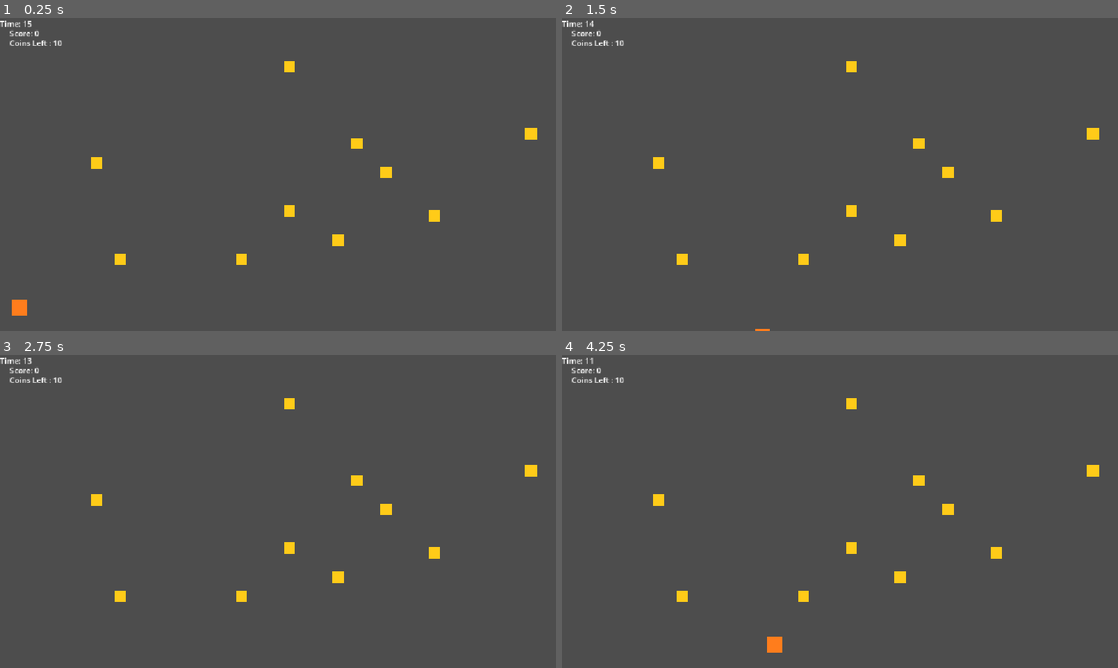
Above: before the commit, frames 1-4 (two rows, left to right).
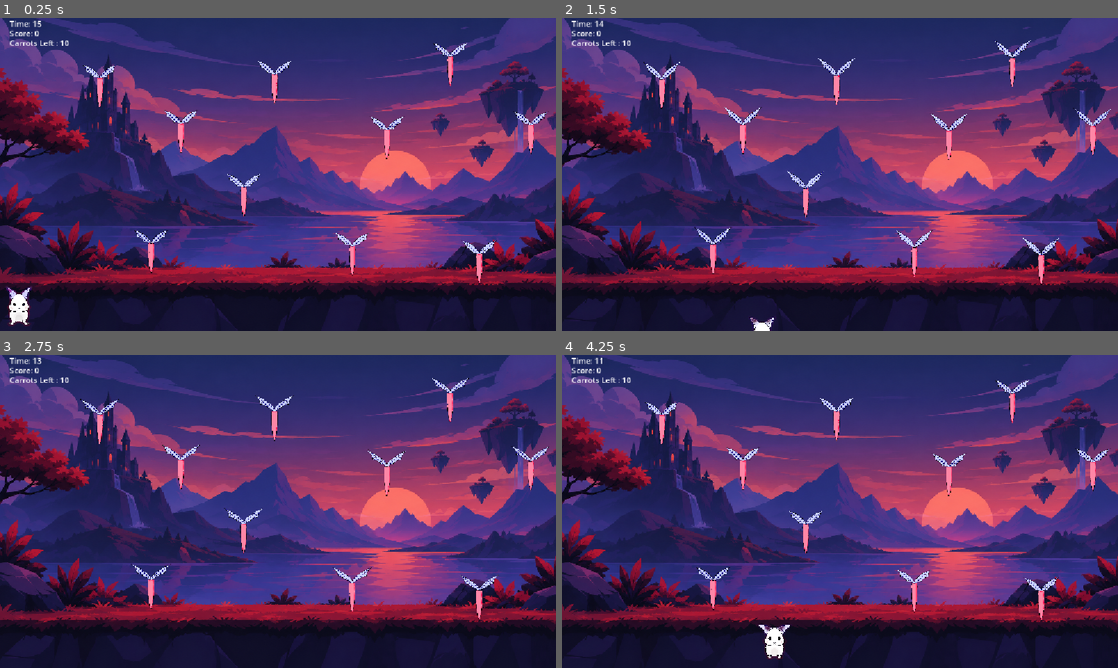
Above: after the commit, the same moments.

Repository: code-enx/coin-collector
Game: Godot game, scene res://main.tscn
Same seed, same stepped clock (60 frames per second), same inputs: the game is played once before the commit and once after it. The project has no main scene, so this scene is started directly.
Inputs:
- Up to frame 1 (0.25 s): no input
- Up to frame 2 (1.5 s): hold Right (ui_right) 0.53-1.28 s; hold Shift 0.53-1.28 s; hold Down (ui_down) from 1.28 s (still down); tap Shift at 1.35 s
- Up to frame 3 (2.75 s): release Down (ui_down) at 2.03 s; hold Right (ui_right) from 2.03 s (still down); hold Shift from 2.03 s (still down)
- Up to frame 4 (4.25 s): release Right (ui_right) at 2.78 s; release Shift at 2.78 s; hold Up (ui_up) 2.78-3.53 s; tap Shift at 2.85 s; hold Left (ui_left) from 3.53 s (still down); hold Shift from 3.53 s (still down)

The runs differ from the first frame. In frame 1, 100% of the frame differs, in the area x 0-100%, y 0-100%; in frame 2, 100%; in frame 3, 100%; in frame 4, 100%.

Commit message:
Replace Graphical Elements

Diff:
--- a/coin.gd
+++ b/coin.gd
@@ -1,9 +1,11 @@
 extends Area2D
 signal collected
 
+@onready var animated_carrot_sprite: AnimatedSprite2D = $CarrotAnimation
+
 # Called when the node enters the scene tree for the first time.
 func _ready() -> void:
-	pass # Replace with function body.
+	animated_carrot_sprite.play("carrot")
 
 
 # Called every frame. 'delta' is the elapsed time since the previous frame.
@@ -11,6 +13,7 @@
 	pass
 
 
+
 func _on_body_entered(body: Node2D) -> void:
 	if body.name == "Player":
 		collected.emit()
--- a/coin.tscn
+++ b/coin.tscn
@@ -1,21 +1,57 @@
 [gd_scene format=3 uid="uid://0opn6tawwpxv"]
 
 [ext_resource type="Script" uid="uid://bavb7xuus0kpn" path="res://coin.gd" id="1_d5gmh"]
+[ext_resource type="Texture2D" uid="uid://h62i6g4vjrdr" path="res://Assets/2D/coin.png" id="2_0t63x"]
 
 [sub_resource type="RectangleShape2D" id="RectangleShape2D_f5xng"]
+
+[sub_resource type="AtlasTexture" id="AtlasTexture_v7riw"]
+atlas = ExtResource("2_0t63x")
+region = Rect2(0, 0, 512, 512)
+
+[sub_resource type="AtlasTexture" id="AtlasTexture_pdq0q"]
+atlas = ExtResource("2_0t63x")
+region = Rect2(512, 0, 512, 512)
+
+[sub_resource type="AtlasTexture" id="AtlasTexture_w14il"]
+atlas = ExtResource("2_0t63x")
+region = Rect2(1024, 0, 512, 512)
+
+[sub_resource type="AtlasTexture" id="AtlasTexture_h4etq"]
+atlas = ExtResource("2_0t63x")
+region = Rect2(1536, 0, 512, 512)
+
+[sub_resource type="SpriteFrames" id="SpriteFrames_f5xng"]
+animations = [{
+"frames": [{
+"duration": 1.0,
+"texture": SubResource("AtlasTexture_v7riw")
+}, {
+"duration": 1.0,
+"texture": SubResource("AtlasTexture_pdq0q")
+}, {
+"duration": 1.0,
+"texture": SubResource("AtlasTexture_w14il")
+}, {
+"duration": 1.0,
+"texture": SubResource("AtlasTexture_h4etq")
+}],
+"loop": 1,
+"name": &"carrot",
+"speed": 4.0
+}]
 
 [node name="Coin" type="Area2D" unique_id=159195636 groups=["coins"]]
 script = ExtResource("1_d5gmh")
 
-[node name="ColorRect" type="ColorRect" parent="." unique_id=944737332]
-offset_left = -12.0
-offset_top = -12.0
-offset_right = 12.0
-offset_bottom = 12.0
-color = Color(1, 0.79607844, 0.09411765, 1)
-
 [node name="CollisionShape2D" type="CollisionShape2D" parent="." unique_id=343557747]
-scale = Vector2(1.2, 1.2)
+scale = Vector2(1.205, 3.875)
 shape = SubResource("RectangleShape2D_f5xng")
 
+[node name="CarrotAnimation" type="AnimatedSprite2D" parent="." unique_id=2138282160]
+scale = Vector2(0.25, 0.25)
+sprite_frames = SubResource("SpriteFrames_f5xng")
+animation = &"carrot"
+frame_progress = 0.04721916
+
 [connection signal="body_entered" from="." to="." method="_on_body_entered"]
--- a/main.gd
+++ b/main.gd
@@ -2,7 +2,7 @@
 
 #Score
 var score: int = 0
-var coins_remaining: int = 0
+var carrots_remaining: int = 0
 var total_coins = 0
 
 #Time
@@ -13,10 +13,10 @@
 	var coins = get_tree().get_nodes_in_group("coins")
 
 	total_coins = coins.size()
-	coins_remaining = total_coins
+	carrots_remaining = total_coins
 
 	$ScoreLabel.text = "Score: " + str(score)
-	$CoinsLeft.text = "Coins Left : " + str(coins_remaining)
+	$CoinsLeft.text = "Carrots Left : " + str(carrots_remaining)
 	$TimerLabel.text = "Time: " + str(time_left)
 
 	for coin in coins:
@@ -30,11 +30,11 @@
 		return
 
 	score += 1
-	coins_remaining -= 1
+	carrots_remaining -= 1
 	$ScoreLabel.text = "Score: " + str(score)
-	$CoinsLeft.text = "Coins Left : " + str(coins_remaining)
+	$CoinsLeft.text = "Carrots Left : " + str(carrots_remaining)
 
-	if coins_remaining == 0:
+	if carrots_remaining == 0:
 		game_finished = true
 		$CountdownTimer.stop()
 		$VictoryUI.show_victory(score, total_coins)
--- a/main.tscn
+++ b/main.tscn
@@ -4,8 +4,74 @@
 [ext_resource type="Script" uid="uid://c8idc4mhoj4h1" path="res://player.gd" id="1_ig7tw"]
 [ext_resource type="PackedScene" uid="uid://0opn6tawwpxv" path="res://coin.tscn" id="3_h2yge"]
 [ext_resource type="Script" uid="uid://dqfldk4hgxufy" path="res://victory_ui.gd" id="4_1bvp3"]
+[ext_resource type="Texture2D" uid="uid://b1pansprrofjx" path="res://Assets/2D/Collector_front_rabat.png" id="4_7mycd"]
+[ext_resource type="Texture2D" uid="uid://btkdhtpxtlx34" path="res://Assets/2D/background.png" id="6_7mycd"]
 
 [sub_resource type="RectangleShape2D" id="RectangleShape2D_ypm7h"]
+
+[sub_resource type="AtlasTexture" id="AtlasTexture_272bh"]
+atlas = ExtResource("4_7mycd")
+region = Rect2(0, 0, 512, 512)
+
+[sub_resource type="AtlasTexture" id="AtlasTexture_5vw27"]
+atlas = ExtResource("4_7mycd")
+region = Rect2(512, 0, 512, 512)
+
+[sub_resource type="AtlasTexture" id="AtlasTexture_kek77"]
+atlas = ExtResource("4_7mycd")
+region = Rect2(1024, 0, 512, 512)
+
+[sub_resource type="AtlasTexture" id="AtlasTexture_4c57u"]
+atlas = ExtResource("4_7mycd")
+region = Rect2(1536, 0, 512, 512)
+
+[sub_resource type="AtlasTexture" id="AtlasTexture_efxa6"]
+atlas = ExtResource("4_7mycd")
+region = Rect2(2048, 0, 512, 512)
+
+[sub_resource type="AtlasTexture" id="AtlasTexture_dg77c"]
+atlas = ExtResource("4_7mycd")
+region = Rect2(2560, 0, 512, 512)
+
+[sub_resource type="AtlasTexture" id="AtlasTexture_ycdy4"]
+atlas = ExtResource("4_7mycd")
+region = Rect2(3072, 0, 512, 512)
+
+[sub_resource type="AtlasTexture" id="AtlasTexture_w48qg"]
+atlas = ExtResource("4_7mycd")
+region = Rect2(3584, 0, 512, 512)
+
+[sub_resource type="SpriteFrames" id="SpriteFrames_80466"]
+animations = [{
+"frames": [{
+"duration": 1.0,
+"texture": SubResource("AtlasTexture_272bh")
+}, {
+"duration": 1.0,
+"texture": SubResource("AtlasTexture_5vw27")
+}, {
+"duration": 1.0,
+"texture": SubResource("AtlasTexture_kek77")
+}, {
+"duration": 1.0,
+"texture": SubResource("AtlasTexture_4c57u")
+}, {
+"duration": 1.0,
+"texture": SubResource("AtlasTexture_efxa6")
+}, {
+"duration": 1.0,
+"texture": SubResource("AtlasTexture_dg77c")
+}, {
+"duration": 1.0,
+"texture": SubResource("AtlasTexture_ycdy4")
+}, {
+"duration": 1.0,
+"texture": SubResource("AtlasTexture_w48qg")
+}],
+"loop": 1,
+"name": &"default",
+"speed": 8.0
+}]
 
 [node name="Main" type="Node2D" unique_id=1438132434]
 script = ExtResource("1_0xm2m")
@@ -14,18 +80,15 @@
 position = Vector2(40, 600)
 script = ExtResource("1_ig7tw")
 
-[node name="Sprite2D" type="Sprite2D" parent="Player" unique_id=1092615056]
+[node name="CollisionShape2D" type="CollisionShape2D" parent="Player" unique_id=1614393991]
+position = Vector2(-1.375, -1.96)
+scale = Vector2(2.18, 3.975)
+shape = SubResource("RectangleShape2D_ypm7h")
 
-[node name="ColorRect" type="ColorRect" parent="Player" unique_id=502492033]
-offset_left = -16.0
-offset_top = -16.0
-offset_right = 16.0
-offset_bottom = 16.0
-color = Color(0.99999994, 0.49218047, 0.10953269, 1)
-
-[node name="CollisionShape2D" type="CollisionShape2D" parent="Player" unique_id=1614393991]
-scale = Vector2(2, 2)
-shape = SubResource("RectangleShape2D_ypm7h")
+[node name="AnimatedSprite2D" type="AnimatedSprite2D" parent="Player" unique_id=132337647]
+scale = Vector2(0.25, 0.25)
+sprite_frames = SubResource("SpriteFrames_80466")
+frame_progress = 0.551322
 
 [node name="ScoreLabel" type="Label" parent="." unique_id=1383227440]
 offset_left = 20.0
@@ -35,31 +98,31 @@
 text = "Score: 0"
 
 [node name="Coin1" parent="." unique_id=159195636 instance=ExtResource("3_h2yge")]
-position = Vector2(500, 500)
+position = Vector2(505, 369)
 
 [node name="Coin2" parent="." unique_id=105930873 instance=ExtResource("3_h2yge")]
-position = Vector2(600, 400)
+position = Vector2(375, 237)
 
 [node name="Coin3" parent="." unique_id=1302726021 instance=ExtResource("3_h2yge")]
-position = Vector2(200, 300)
+position = Vector2(207, 143)
 
 [node name="Coin4" parent="." unique_id=1089483707 instance=ExtResource("3_h2yge")]
-position = Vector2(250, 500)
+position = Vector2(313, 485)
 
 [node name="Coin5" parent="." unique_id=1622463217 instance=ExtResource("3_h2yge")]
-position = Vector2(600, 100)
+position = Vector2(569, 135)
 
 [node name="Coin6" parent="." unique_id=1434996048 instance=ExtResource("3_h2yge")]
-position = Vector2(700, 460)
+position = Vector2(730, 491)
 
 [node name="Coin7" parent="." unique_id=1598206511 instance=ExtResource("3_h2yge")]
-position = Vector2(800, 320)
+position = Vector2(933, 98)
 
 [node name="Coin8" parent="." unique_id=477682844 instance=ExtResource("3_h2yge")]
-position = Vector2(740, 260)
+position = Vector2(802, 250)
 
 [node name="Coin9" parent="." unique_id=1451133615 instance=ExtResource("3_h2yge")]
-position = Vector2(900, 410)
+position = Vector2(993, 507)
 
 [node name="Coin10" parent="." unique_id=2086951302 instance=ExtResource("3_h2yge")]
 position = Vector2(1100, 240)
@@ -110,6 +173,13 @@
 [node name="CountdownTimer" type="Timer" parent="." unique_id=1136375810]
 
 [node name="TimerLabel" type="Label" parent="." unique_id=1610597240]
-offset_right = 40.0
+offset_left = 20.0
+offset_right = 85.0
 offset_bottom = 23.0
 text = "Time: 30"
+
+[node name="Background" type="Sprite2D" parent="." unique_id=1500333528]
+z_index = -20
+position = Vector2(560, 316)
+scale = Vector2(0.74, 0.74)
+texture = ExtResource("6_7mycd")
--- a/player.gd
+++ b/player.gd
@@ -2,6 +2,7 @@
 
 @export var speed: float = 200.0
 @export var sprint_speed: float = 500.0
+@onready var animated_character_sprite: AnimatedSprite2D = $AnimatedSprite2D
 
 func _physics_process(_delta):
 	var direction = Input.get_vector(
@@ -10,6 +11,11 @@
 		"ui_up",
 		"ui_down"
 	)
+	if direction != Vector2.ZERO:
+		animated_character_sprite.play("default")
+	else:
+		animated_character_sprite.stop()
+		animated_character_sprite.frame = 0
 
 	var current_speed = speed
 
--- a/victory_ui.gd
+++ b/victory_ui.gd
@@ -11,9 +11,9 @@
 	restart_button.pressed.connect(_on_restart_pressed)
 	quit_button.pressed.connect(_on_quit_pressed)
 
-func show_victory(coins_collected: int, total_coins: int) -> void:
+func show_victory(carrots_collected: int, total_carrots: int) -> void:
 	victory_title.text = "Victory!"
-	collected_label.text = "Coins Collected: %d/%d" % [coins_collected, total_coins]
+	collected_label.text = "Carrots Collected: %d/%d" % [carrots_collected, total_carrots]
 	show()
 
 func _on_restart_pressed() -> void:
@@ -22,7 +22,7 @@
 func _on_quit_pressed() -> void:
 	get_tree().quit()
 
-func show_game_over(coins_collected: int, total_coins: int) -> void:
+func show_game_over(carrots_collected: int, total_carrots: int) -> void:
 	victory_title.text = "Time's Up!"
-	collected_label.text = "Coins collected: %d/%d" % [coins_collected, total_coins]
+	collected_label.text = "Carrots collected: %d/%d" % [carrots_collected, total_carrots]
 	show()
Binary file added: Assets/2D/Collector_front_rabat.png
Not shown, added: Assets/2D/Collector_front_rabat.png.import
Binary file added: Assets/2D/background.png
Not shown, added: Assets/2D/background.png.import
Binary file added: Assets/2D/coin.png
Not shown, added: Assets/2D/coin.png.import
Not shown, added: Assets/2D/Collector_front_rabat.kra
Not shown, added: Assets/2D/Collector_front_rabat.png~
Not shown, added: Assets/2D/carrot.kra~
